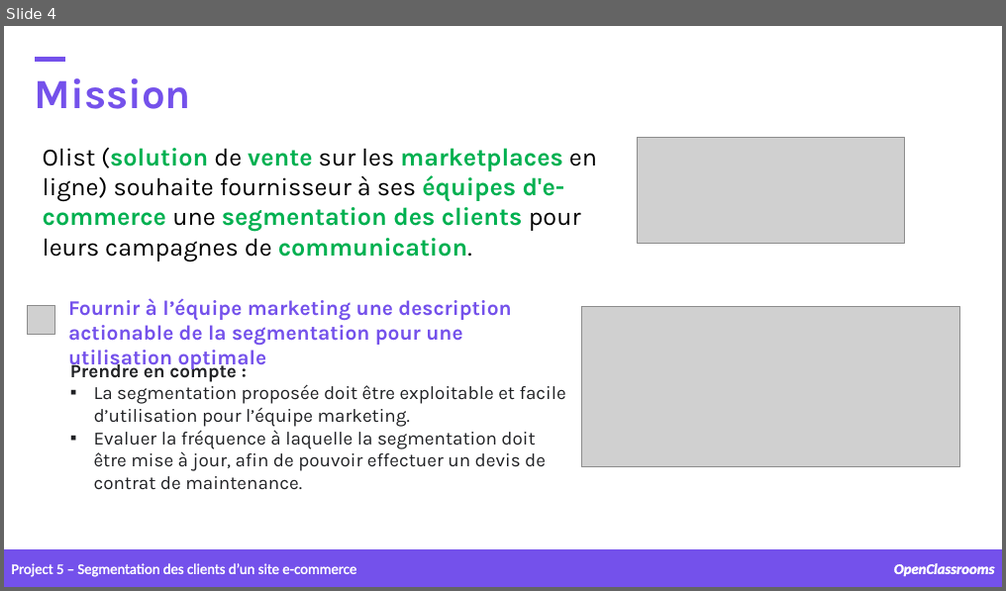
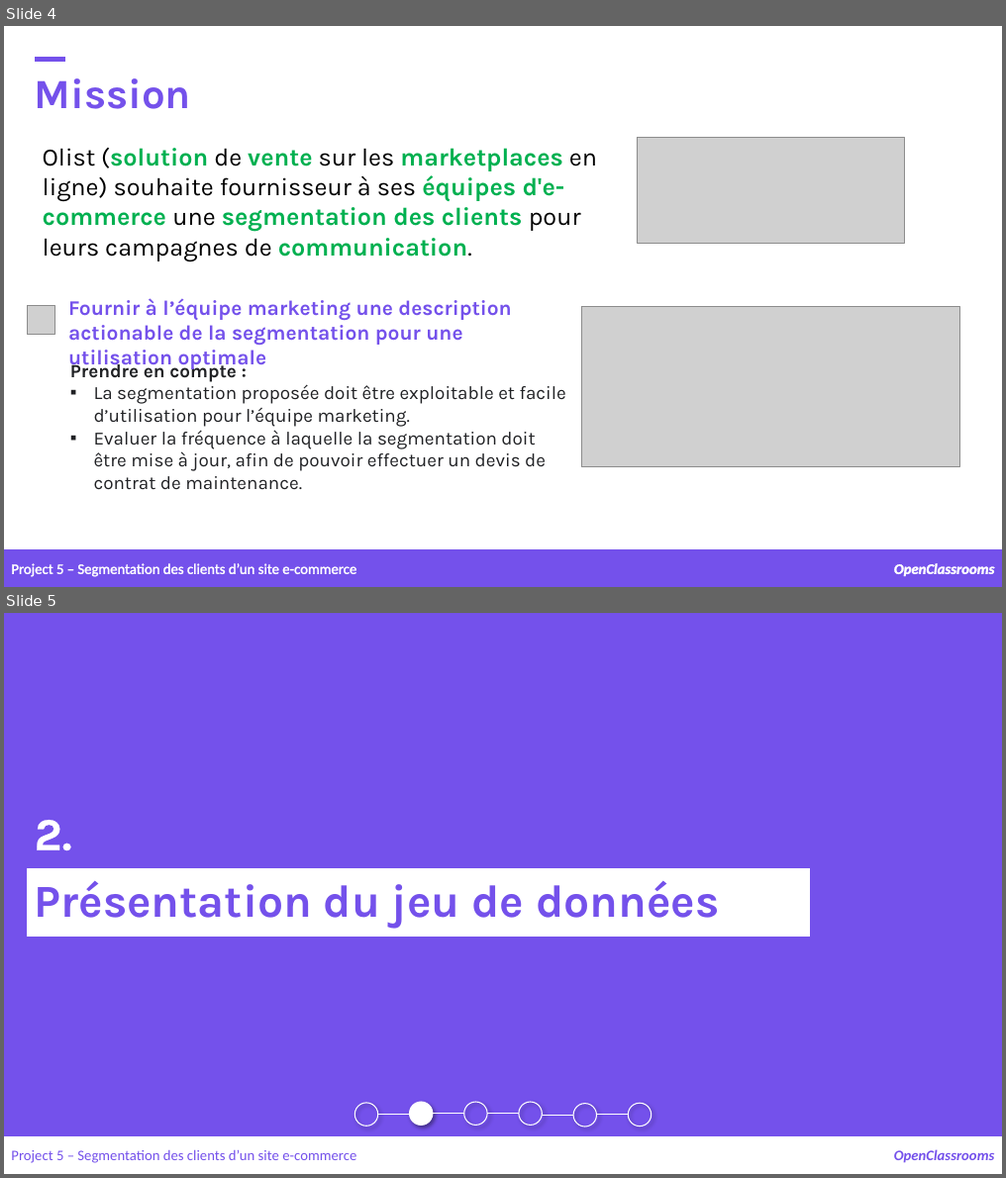
Before and after one commit to samirhinojosa/OC-P5-segment-customers-of-website, a slide deck: supports/P5_presentation v1.pptx. Shown one above the other, each under a label of ours: slide 4 before the commit, slides 4 and 5 after it. The pictures are 1006x591 and 1006x1178 pixels, drawn with LibreOffice and Linux fonts; fonts in the diff are those of the drawing; grey boxes stand for pictures; background and template pictures are left out. Boxes give left, top, right and bottom in pixels: in the first picture for what was removed or moved away, otherwise in the second. Text is boxed around its words. In the diff, an @@ line names an element or a change of style, - is before the commit and + after.

```diff
--- a/supports/P5_presentation v1.pptx
+++ b/supports/P5_presentation v1.pptx
@@ slide 5 added at bbox=[4, 613, 1002, 1174], background #7451EB @@
@@ text added at bbox=[35, 820, 72, 851], 44 pt, text #FFFFFF, bold @@
+2.
@@ rectangle added at bbox=[27, 869, 810, 937], fill #FFFFFF, outline #FFFFFF 0.75 pt, 44 pt, text #7451EB, bold @@
+Présentation du jeu de données
@@ ellipse added at bbox=[355, 1103, 378, 1127], outline #FFFFFF 1 pt @@
@@ line added from (378, 1115) to (410, 1115), #FFFFFF 1 pt @@
@@ ellipse added at bbox=[410, 1102, 433, 1125], fill #FFFFFF, outline #FFFFFF 1 pt @@
@@ line added from (433, 1114) to (464, 1114), #FFFFFF 1 pt @@
@@ ellipse added at bbox=[464, 1102, 487, 1125], outline #FFFFFF 1 pt @@
@@ line added from (487, 1114) to (519, 1114), #FFFFFF 1 pt @@
@@ ellipse added at bbox=[519, 1102, 543, 1125], outline #FFFFFF 1 pt @@
@@ line added from (543, 1115) to (573, 1115), #FFFFFF 1 pt @@
@@ ellipse added at bbox=[573, 1104, 597, 1128], outline #FFFFFF 1 pt @@
@@ line added from (597, 1115) to (629, 1115), #FFFFFF 1 pt @@
@@ ellipse added at bbox=[629, 1103, 651, 1127], outline #FFFFFF 1 pt @@
@@ rectangle added at bbox=[4, 1137, 1002, 1174], fill #FFFFFF, outline #FFFFFF 1 pt @@
@@ line added from (428, 1137) to (428, 1137), #4472C4 0.5 pt @@
@@ text added at bbox=[11, 1151, 356, 1163], 14 pt, text #7451EB @@
+Project 5 – Segmentation des clients d’un site e-commerce
@@ text added at bbox=[894, 1150, 995, 1163], 14 pt, text #7451EB, bold, italic @@
+OpenClassrooms
```
Also in this commit, not shown: 1 slide changed, 9 other slides added, 2 other files.
